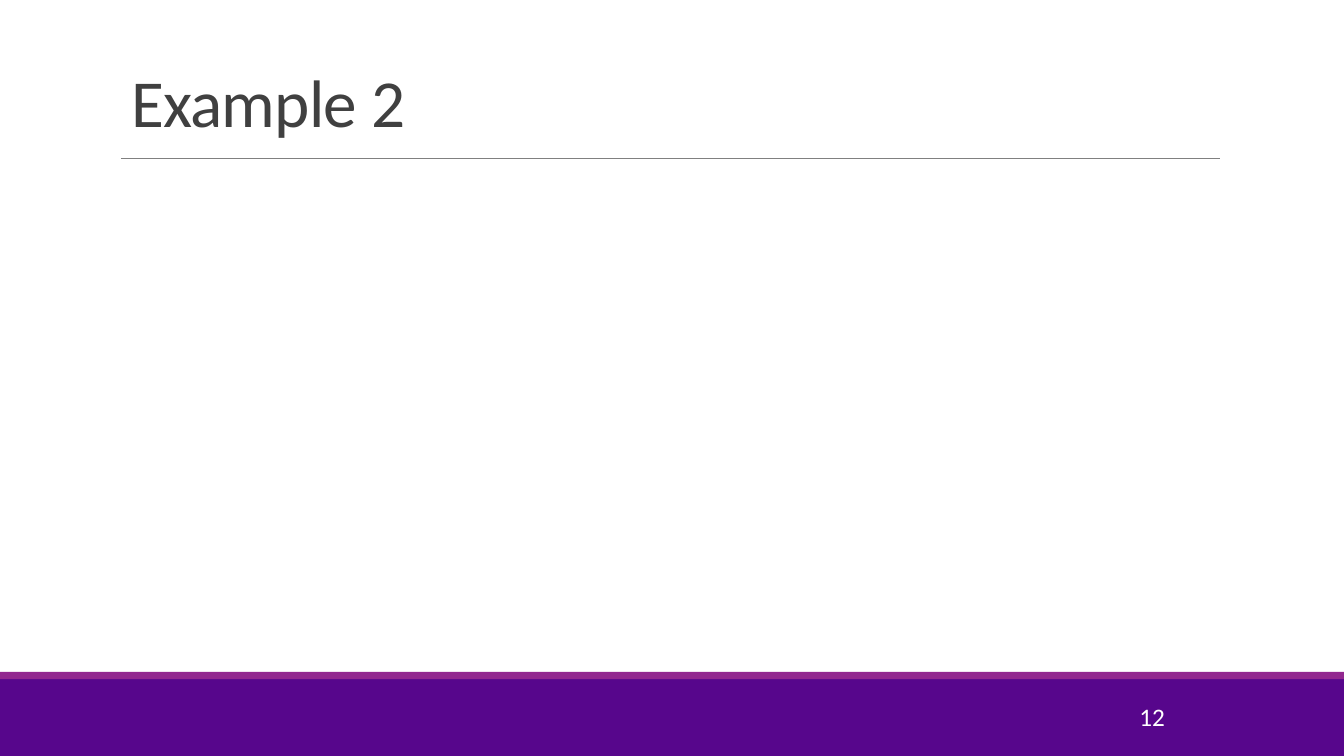
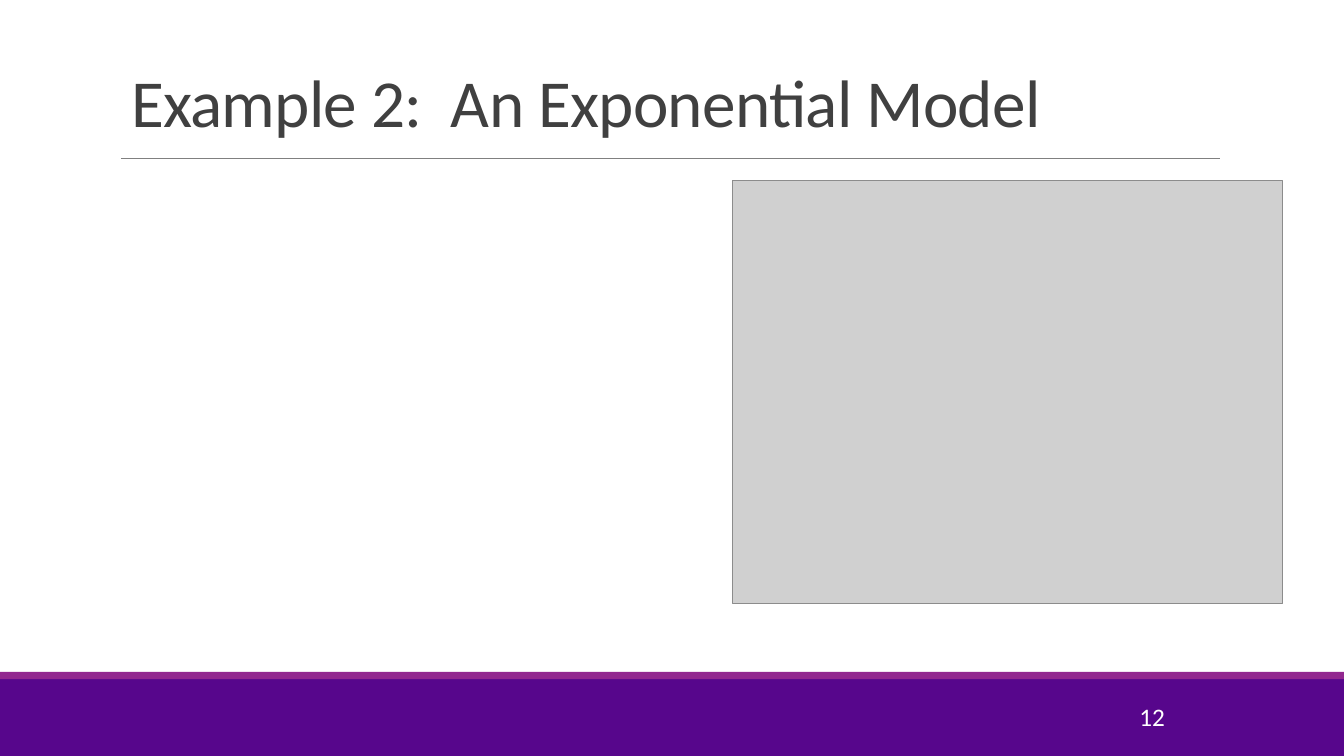
Before and after one commit to sdrangan/introml, a slide deck: slide 12 of lectures/Lect07_Optim.pptx. Drawn at 1344x756 pixels with LibreOffice and Linux fonts; fonts in the diff are those of the drawing; grey boxes stand for pictures; background and template pictures are left out. Boxes give left, top, right and bottom in pixels: in the first picture for what was removed or moved away, otherwise in the second. Text is boxed around its words. In the diff, an @@ line names an element or a change of style, - is before the commit and + after.

```diff
--- a/lectures/Lect07_Optim.pptx
+++ b/lectures/Lect07_Optim.pptx
@@ title at (131,80,1040,138): text changed @@
-Example 2
+Example 2: An Exponential Model
@@ picture added at (733,180,1282,604) @@
```
Also in this commit, not shown: 10 other slides changed, 2 slides added, 5 slides removed, 3 other files.
